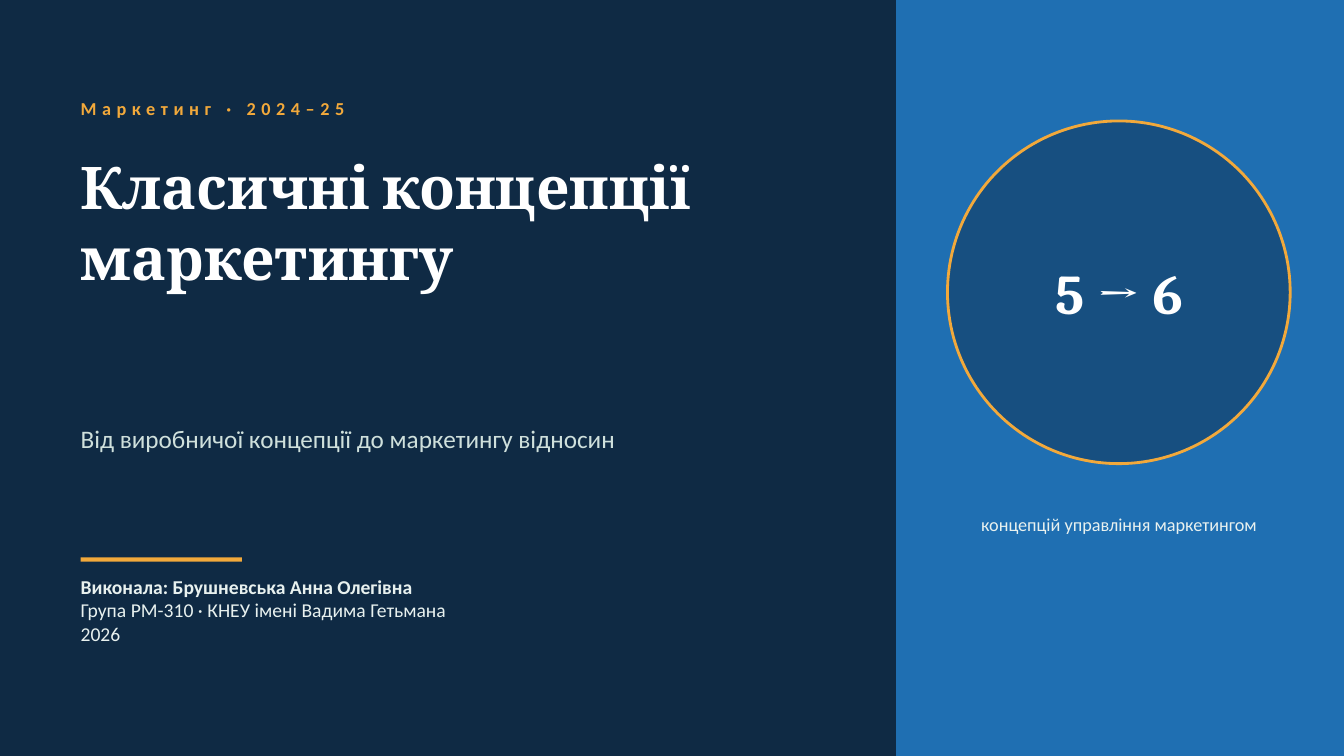
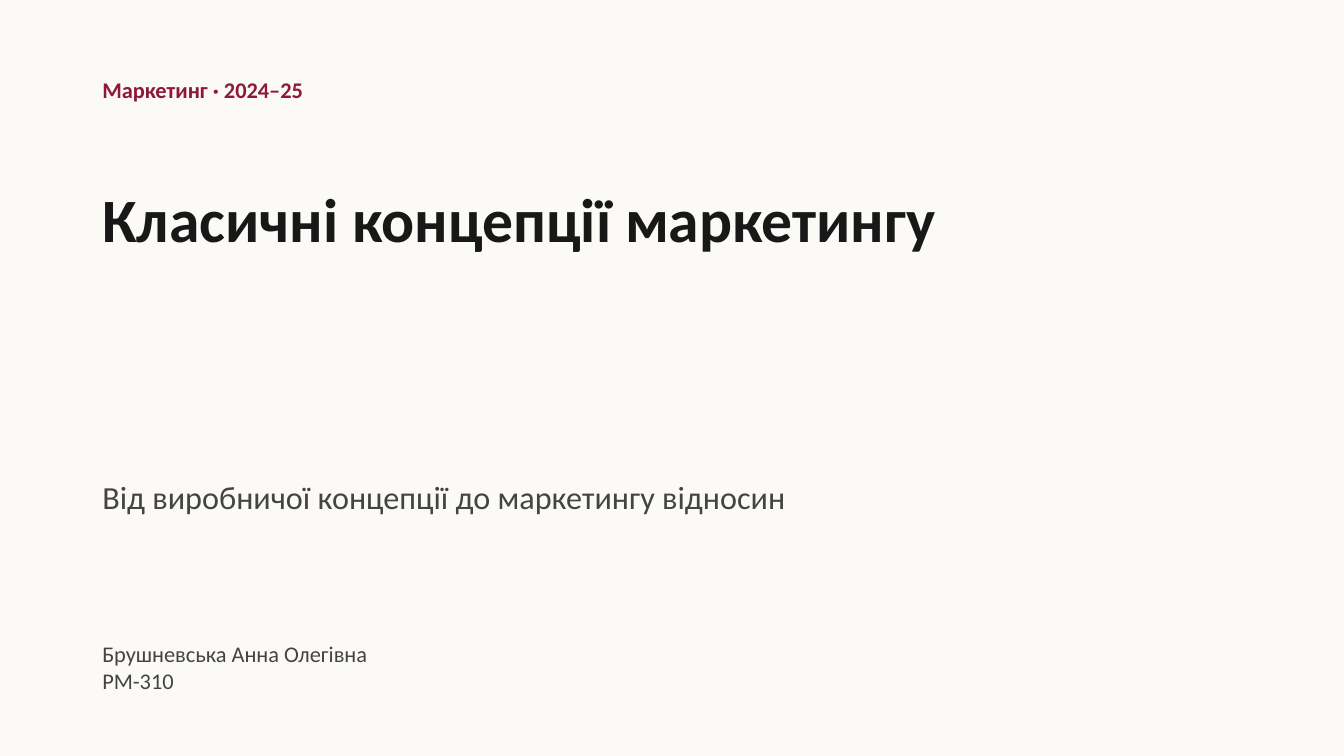
Before and after one commit to Storozh-007/anya-tasks, a slide deck: slide 1 of files/marketing-extra/Брушневська_Анна_Класичні_концепції_маркетингу.pptx. Drawn at 1344x756 pixels with LibreOffice and Linux fonts; fonts in the diff are those of the drawing. Boxes give left, top, right and bottom in pixels: in the first picture for what was removed or moved away, otherwise in the second. Text is boxed around its words. In the diff, an @@ line names an element or a change of style, - is before the commit and + after.

```diff
--- a/files/marketing-extra/Брушневська_Анна_Класичні_концепції_маркетингу.pptx
+++ b/files/marketing-extra/Брушневська_Анна_Класичні_концепції_маркетингу.pptx
@@ background #0F2A44 to #FBFAF7 @@
@@ rectangle removed at [897,0,1344,756] @@
@@ text "Маркетинг · 2024–25": place and size @@
-text "Маркетинг · 2024–25" at [81,103,345,118]
+text "Маркетинг · 2024–25" at [102,83,303,102]
@@ text "Маркетинг · 2024–25" at [102,83,303,102]: size 13 to 16 pt, text colour #F2A93B to #8F1838, letter spacing 4 to 0 pt; vertical alignment middle to top @@
@@ ellipse removed at [948,121,1291,464] @@
@@ text "Класичні концепції маркетингу": place and size @@
-text "Класичні концепції маркетингу" at [81,163,691,294]
+text "Класичні концепції маркетингу" at [102,198,935,252]
@@ text "Класичні концепції маркетингу" at [102,198,935,252]: size 42 to 44 pt, font Cambria to Calibri, text colour #FFFFFF to #181818 @@
@@ text removed at [1055,276,1183,315] @@
-5 → 6
@@ text "Від виробничої концепції до маркетингу ...": place and size @@
-text "Від виробничої концепції до маркетингу ..." at [81,430,614,452]
+text "Від виробничої концепції до маркетингу ..." at [102,487,785,515]
@@ text "Від виробничої концепції до маркетингу ..." at [102,487,785,515]: size 18 to 23 pt, text colour #CFE0DC to #444444 @@
@@ text removed at [981,518,1257,534] @@
-концепцій управління маркетингом
@@ line removed from (81, 560) to (242, 560) @@
@@ text at [102,646,367,689]: text changed; size 14 to 16 pt; text colour #E8F1EF to #444444 @@
-Виконала: Брушневська Анна Олегівна
-Група РМ-310 · КНЕУ імені Вадима Гетьмана
-2026
+Брушневська Анна Олегівна
+РМ-310
```
Also in this commit, not shown: 12 other slides changed, 6 slides removed, 47 other files.
